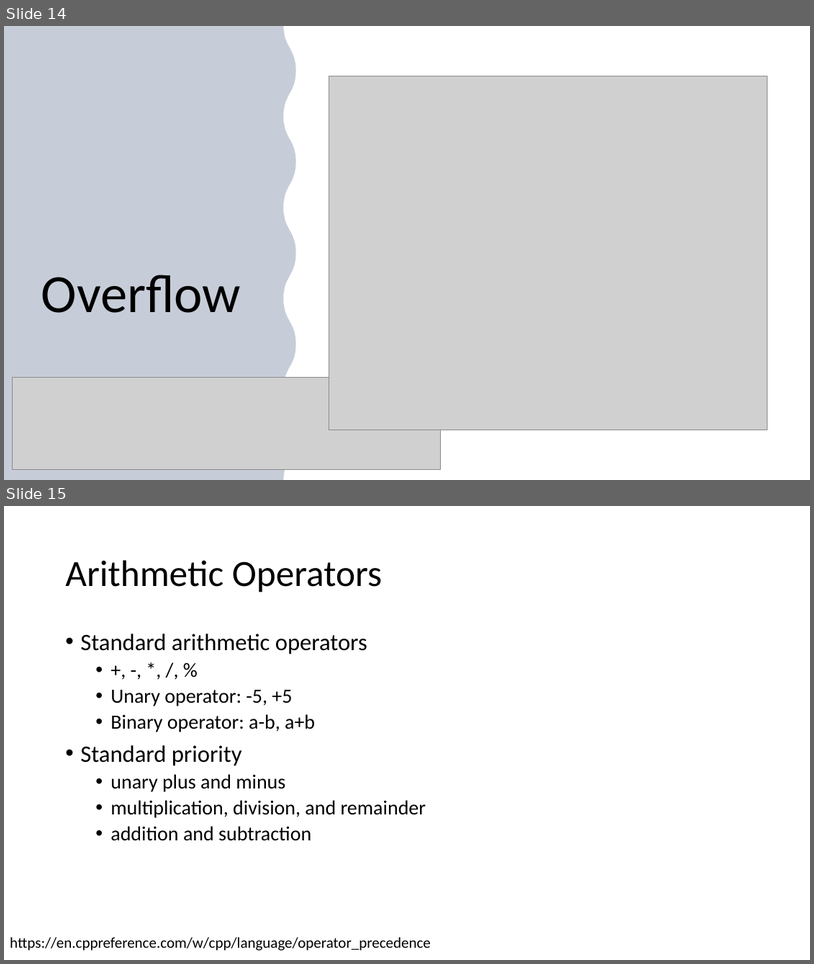
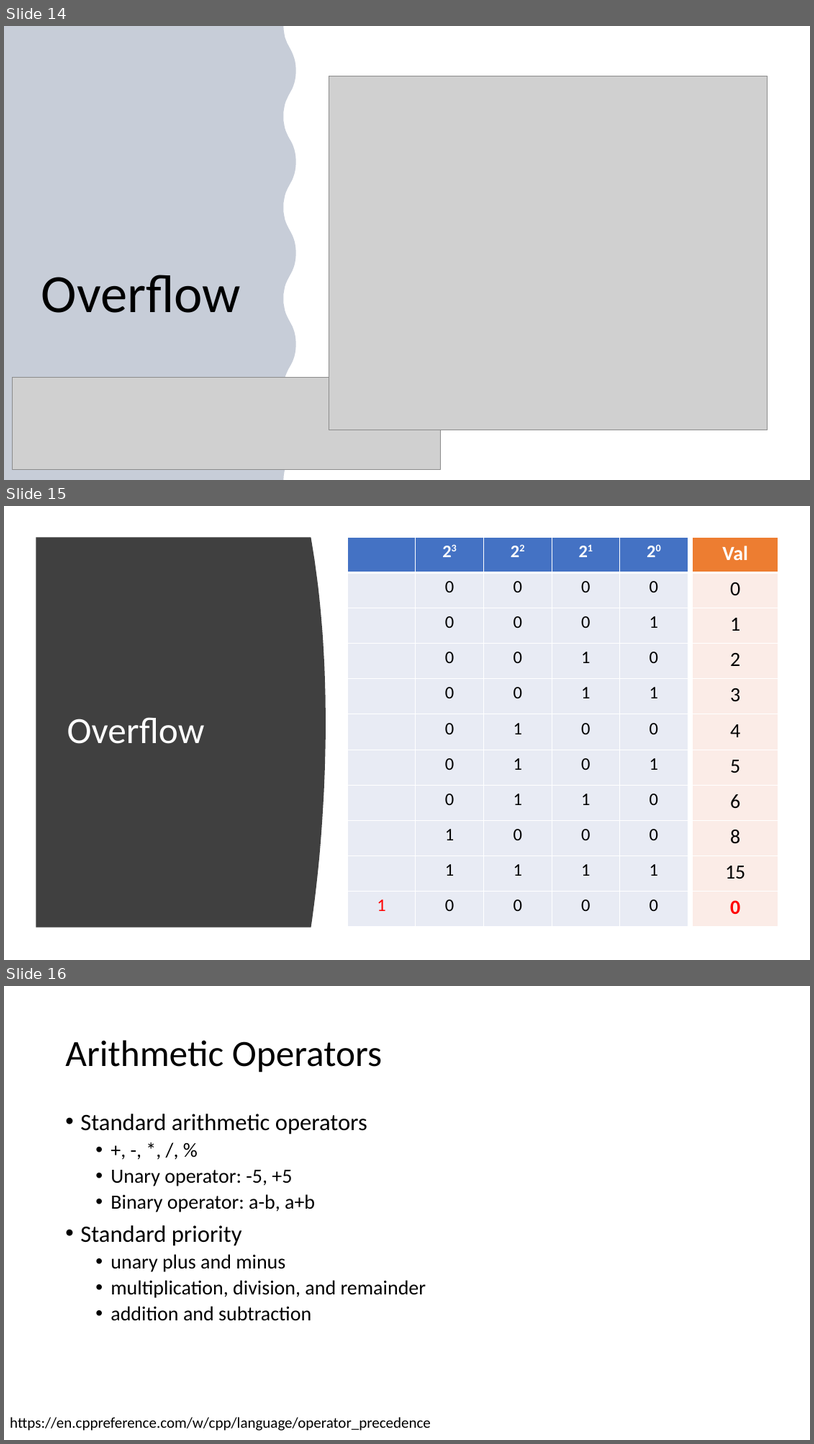
Before and after one commit to CNOCycle/cpp_tutorial, a slide deck: 02-data_type/00-data_type.pptx. Shown one above the other, each under a label of ours: slides 14 and 15 before the commit, slides 14, 15 and 16 after it. The pictures are 814x964 and 814x1444 pixels, drawn with LibreOffice and Linux fonts; fonts in the diff are those of the drawing; grey boxes stand for pictures. Boxes give left, top, right and bottom in pixels: in the first picture for what was removed or moved away, otherwise in the second. Text is boxed around its words. In the diff, an @@ line names an element or a change of style, - is before the commit and + after.

```diff
--- a/02-data_type/00-data_type.pptx
+++ b/02-data_type/00-data_type.pptx
@@ slide 15 added at box(4, 506, 810, 960), background #FFFFFF @@
@@ freeform shape added at box(36, 538, 326, 927), fill #404040 @@
@@ table added at box(347, 537, 689, 926), 11 rows, 5 columns @@
+ | 23 | 22 | 21 | 20
+ | 0 | 0 | 0 | 0
+ | 0 | 0 | 0 | 1
+ | 0 | 0 | 1 | 0
+ | 0 | 0 | 1 | 1
+ | 0 | 1 | 0 | 0
+ | 0 | 1 | 0 | 1
+ | 0 | 1 | 1 | 0
+ | 1 | 0 | 0 | 0
+ | 1 | 1 | 1 | 1
+1 | 0 | 0 | 0 | 0
@@ table added at box(693, 537, 778, 926), 11 rows, 1 columns @@
+Val
+0
+1
+2
+3
+4
+5
+6
+8
+15
+0
@@ title added at box(67, 717, 205, 744), 44 pt, text #FFFFFF @@
+Overflow
@@ what was slide 15 is now slide 16 @@
```
